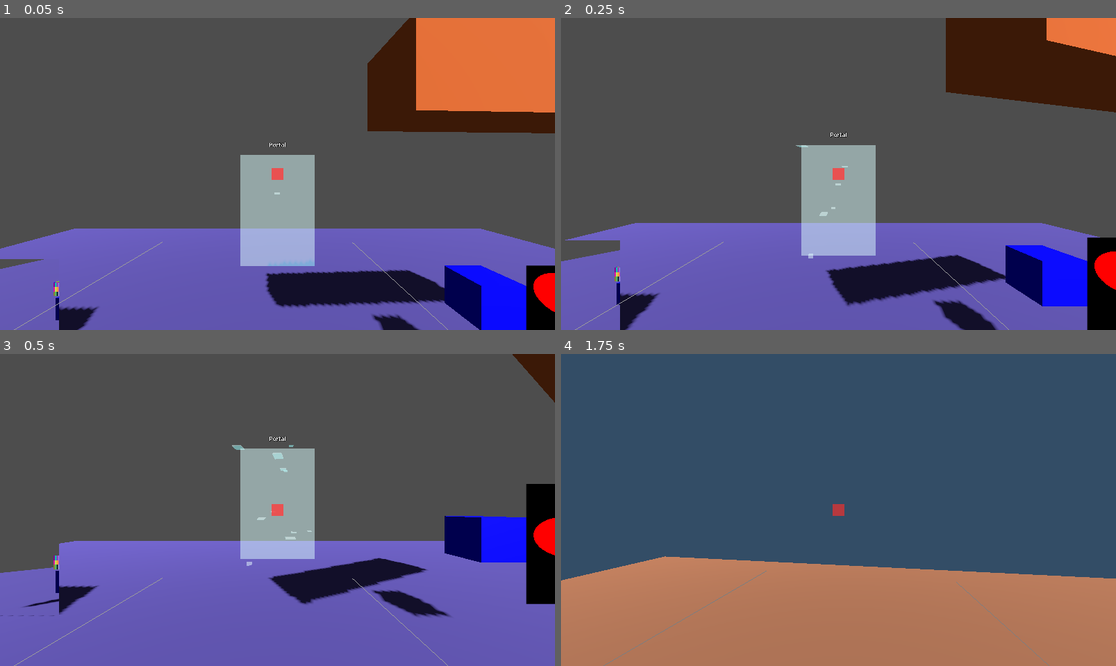
Above: before the commit, frames 1-4 (two rows, left to right).
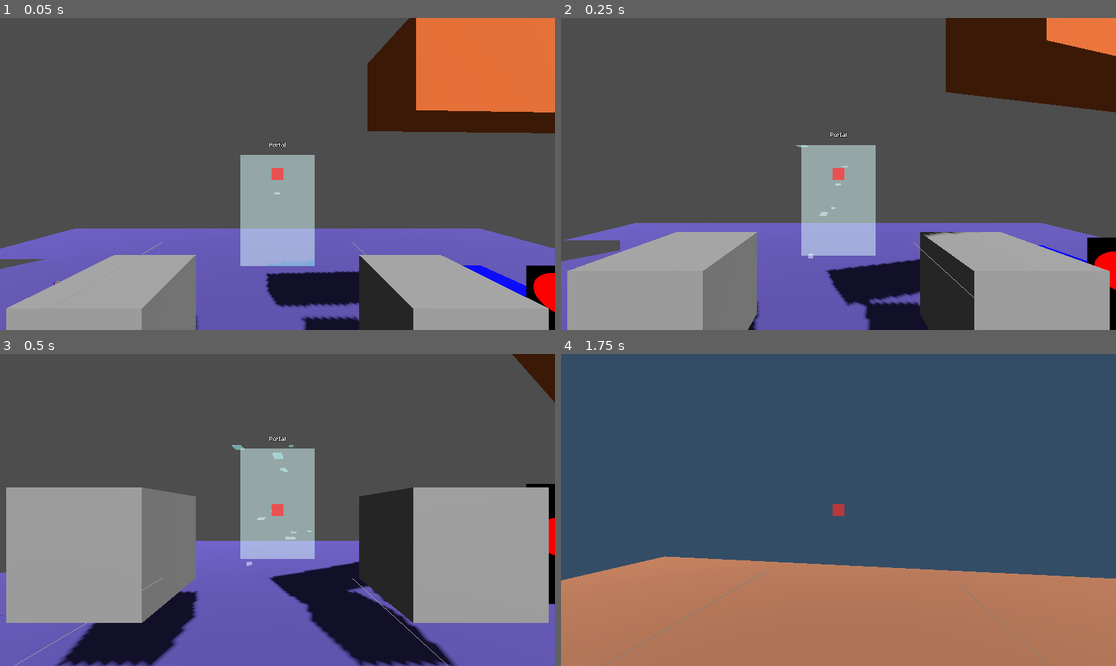
Above: after the commit, the same moments.

Repository: jvastola/GodotPhysicsRig
Game: Godot game, scene res://MainScene.tscn
Two runs of this game, one before a commit and one after it. Both use one fixed random seed, a clock stepped at 60 frames per second and the inputs below.
Inputs (mouse positions are in pixels of both pictures, inside the frame that each line leads up to):
- Up to frame 1 (0.05 s): no input
- Up to frame 2 (0.25 s): no input
- Up to frame 3 (0.5 s): no input
- Up to frame 4 (1.75 s): move the mouse to (866, 510) at 0.52 s; hold Shift (sprint) 0.53-1.28 s; hold W (move_forward) from 0.53 s (still down); click (866, 510) at 0.67 s; tap Space (jump) at 0.77, 1.52 s; move the mouse to (810, 510) at 1.27 s; click (810, 510) at 1.35 s

The runs differ from the first frame. In frame 1, 13% of the frame differs, in the area x 1-99%, y 75-100%; in frame 2, 19%; in frame 3, 34%, in the area x 1-99%, y 42-100%; in frame 4, nothing differs.

Commit message:
feat: add GridPainter and GridPainterHandler scripts; implement grid painting functionality

Diff:
--- a/MainScene.tscn
+++ b/MainScene.tscn
@@ -9,6 +9,7 @@
 [ext_resource type="PackedScene" uid="uid://cm8nv7v0apls3" path="res://grabbables/GrappleHook.tscn" id="7_grapple"]
 [ext_resource type="Script" uid="uid://cwl3p0dbrbmgl" path="res://viewport_mirror.gd" id="8_viewport_mirror"]
 [ext_resource type="PackedScene" uid="uid://bhun80s4vlhet" path="res://RotatingObject.tscn" id="9_rotating"]
+[ext_resource type="Script" uid="uid://dn1tnmxov46vk" path="res://grid_painter.gd" id="10_grid_painter"]
 
 [sub_resource type="Environment" id="Environment_main"]
 
@@ -41,6 +42,14 @@
 height = 0.5
 radial_segments = 32
 rings = 16
+
+[sub_resource type="BoxMesh" id="BoxMesh_8xkvn"]
+
+[sub_resource type="BoxShape3D" id="BoxShape3D_grid"]
+
+[sub_resource type="BoxMesh" id="BoxMesh_p5x2j"]
+
+[sub_resource type="BoxShape3D" id="BoxShape3D_p5x2j"]
 
 [node name="MainScene" type="Node3D"]
 
@@ -119,3 +128,30 @@
 
 [node name="RotatingObject" parent="." instance=ExtResource("9_rotating")]
 transform = Transform3D(5.28053, 0, 0, 0, 1, 0, 0, 0, 1, 3, 3.34535, -2)
+
+[node name="GridPainterTest" type="Node3D" parent="."]
+script = ExtResource("10_grid_painter")
+target_mesh = NodePath("GridTarget")
+linked_mesh = NodePath("GridLinked")
+
+[node name="GridTarget" type="MeshInstance3D" parent="GridPainterTest"]
+transform = Transform3D(1, 0, 0, 0, 1, 0, 0, 0, 1, -1.5, 1, -2)
+mesh = SubResource("BoxMesh_8xkvn")
+
+[node name="GridTargetArea" type="Area3D" parent="GridPainterTest/GridTarget"]
+collision_layer = 32
+collision_mask = 32
+
+[node name="CollisionShape3D" type="CollisionShape3D" parent="GridPainterTest/GridTarget/GridTargetArea"]
+shape = SubResource("BoxShape3D_grid")
+
+[node name="GridLinked" type="MeshInstance3D" parent="GridPainterTest"]
+transform = Transform3D(1, 0, 0, 0, 1, 0, 0, 0, 1, 1.5, 1, -2)
+mesh = SubResource("BoxMesh_p5x2j")
+
+[node name="GridLinkedArea" type="Area3D" parent="GridPainterTest/GridLinked"]
+collision_layer = 32
+collision_mask = 32
+
+[node name="CollisionShape3D" type="CollisionShape3D" parent="GridPainterTest/GridLinked/GridLinkedArea"]
+shape = SubResource("BoxShape3D_p5x2j")
--- a/XRPlayer.tscn
+++ b/XRPlayer.tscn
@@ -141,6 +141,7 @@
 [node name="HandPointer" type="Node3D" parent="PlayerBody/XROrigin3D/LeftController"]
 script = ExtResource("6_pointer")
 ray_length = 1.5
+include_pointer_color = true
 pointer_color = Color(0.568627, 1, 1, 1)
 hit_min_scale = 0.2
 hit_max_scale = 1.0
@@ -200,6 +201,7 @@
 [node name="CenterPointer" type="Node3D" parent="PlayerBody/DesktopCamera"]
 script = ExtResource("6_pointer")
 ray_length = 3.5
+include_pointer_color = true
 
 [node name="PointerFace" type="MeshInstance3D" parent="PlayerBody/DesktopCamera/CenterPointer"]
 transform = Transform3D(0.1, 0, 0, 0, 0.1, 0, 0, 0, 0.1, 0, 0, -0.07)
--- /dev/null
+++ b/grid_painter.gd
@@ -0,0 +1,208 @@
+extends Node3D
+class_name GridPainter
+
+# GridPainter.gd
+# Creates an NxN paintable color grid, builds an atlas texture, applies to the
+# host mesh, and can also apply the same texture to a linked mesh whose UVs
+# are expected to be mapped to the same NxN grid.
+#
+# Usage:
+# - Attach to any Node in the scene (for example the MeshInstance you want to
+#   paint), then set `target_mesh` to the MeshInstance3D to which the generated
+#   texture will be applied. Optionally set `linked_mesh` if you want another
+#   mesh to share the same texture.
+# - Click `randomize_grid()` (or call from script) to create random colors.
+# - Use `set_cell_color(x,y,color)` to paint single cells and `apply_texture()`
+#   to update the mesh material.
+
+@export var grid_size: int = 8
+@export var tile_pixels: int = 16
+@export var random_seed: int = 0
+@export var default_palette: Array = [Color(1, 0, 0), Color(0,1,0), Color(0,0,1), Color(1,1,0), Color(1,0,1), Color(0,1,1)]
+@export var target_mesh: NodePath = NodePath(".")
+@export var linked_mesh: NodePath = NodePath("")
+@export var generate_on_ready: bool = false
+
+# Internal grid: rows = grid_size, columns = grid_size; index [y][x]
+var _grid_colors: Array = []
+var _rng: RandomNumberGenerator = RandomNumberGenerator.new()
+
+# Cached generated texture
+var _texture: ImageTexture = null
+
+func _ready():
+	# Build initial grid
+	_reset_grid()
+	# Ensure material applied early if added in editor with linked meshes
+	_texture = _build_texture_from_grid()
+	if generate_on_ready:
+		randomize_grid()
+		apply_texture()
+
+	# Attach handler script to target and linked meshes at runtime so the scene doesn't
+	# require a separate ext_resource for it which may cause parse-time errors.
+	# This keeps the scene clean and avoids id conflicts in text resources.
+	var handler_script: Script = null
+	# prefer to preload the handler if present
+	if FileAccess.file_exists("res://grid_painter_handler.gd"):
+		handler_script = preload("res://grid_painter_handler.gd")
+	if handler_script:
+		var tnode := get_node_or_null(target_mesh)
+		if tnode and tnode is MeshInstance3D:
+			tnode.set_script(handler_script)
+			# set painter property for handler to point back to this GridPainter
+			if tnode.has_method("set"):
+				tnode.set("painter", self.get_path())
+		var lnode := get_node_or_null(linked_mesh)
+		if lnode and lnode is MeshInstance3D:
+			lnode.set_script(handler_script)
+			if lnode.has_method("set"):
+				lnode.set("painter", self.get_path())
+
+func _reset_grid() -> void:
+	_grid_colors = []
+	for y in range(grid_size):
+		var row := []
+		for x in range(grid_size):
+			row.append(Color(0,0,0,0))
+		_grid_colors.append(row)
+	# rebuild cached texture
+	_texture = null
+
+func randomize_grid() -> void:
+	"""Fill the grid with random colors drawn from `default_palette`.
+	"""
+	if random_seed != 0:
+		_rng.seed = random_seed
+	else:
+		_rng.randomize()
+	for y in range(grid_size):
+		for x in range(grid_size):
+			_grid_colors[y][x] = default_palette[_rng.randi_range(0, default_palette.size() - 1)]
+	# Generated new texture
+	_texture = _build_texture_from_grid()
+
+func _build_texture_from_grid() -> ImageTexture:
+	"""Create an ImageTexture from _grid_colors using tile_pixels per cell."""
+	var w := int(grid_size * tile_pixels)
+	var h := int(grid_size * tile_pixels)
+	var img := Image.create(w, h, false, Image.FORMAT_RGBA8)
+	for gy in range(grid_size):
+		for gx in range(grid_size):
+			var c: Color = _grid_colors[gy][gx]
+			# fill tile
+			for py in range(tile_pixels):
+				for px in range(tile_pixels):
+					img.set_pixel(gx * tile_pixels + px, gy * tile_pixels + py, c)
+	# No explicit lock/unlock needed in Godot 4; Image.set_pixel is safe to call directly.
+	return ImageTexture.create_from_image(img)
+
+func apply_texture(to_target: bool = true, to_linked: bool = true) -> void:
+	"""Apply the built texture to `target_mesh` and `linked_mesh` materials.
+	`target_mesh` path is required to be a MeshInstance3D node, as is `linked_mesh`.
+	"""
+	if not _texture:
+		_texture = _build_texture_from_grid()
+	if to_target and target_mesh != NodePath(""):
+		var node := get_node_or_null(target_mesh)
+		if node and node is MeshInstance3D:
+			var mat := StandardMaterial3D.new()
+			mat.albedo_texture = _texture
+			mat.texture_filter = BaseMaterial3D.TEXTURE_FILTER_NEAREST
+			mat.shading_mode = BaseMaterial3D.SHADING_MODE_UNSHADED
+			node.material_override = mat
+		else:
+			push_warning("GridPainter: target_mesh is not a MeshInstance3D: %s" % [target_mesh])
+	if to_linked and linked_mesh != NodePath(""):
+		var ln := get_node_or_null(linked_mesh)
+		if ln and ln is MeshInstance3D:
+			var lmat := StandardMaterial3D.new()
+			lmat.albedo_texture = _texture
+			lmat.texture_filter = BaseMaterial3D.TEXTURE_FILTER_NEAREST
+			lmat.shading_mode = BaseMaterial3D.SHADING_MODE_UNSHADED
+			ln.material_override = lmat
+		else:
+			push_warning("GridPainter: linked_mesh is not a MeshInstance3D: %s" % [linked_mesh])
+
+func get_cell_color(x: int, y: int) -> Color:
+	if x < 0 or x >= grid_size or y < 0 or y >= grid_size:
+		return Color(0,0,0,0)
+	return _grid_colors[y][x]
+
+func set_cell_color(x: int, y: int, c: Color) -> void:
+	if x < 0 or x >= grid_size or y < 0 or y >= grid_size:
+		return
+	_grid_colors[y][x] = c
+	# rebuild only that tile
+	_texture = _build_texture_from_grid()
+	# If target mesh exists, update automatically
+	apply_texture()
+
+func fill_color(c: Color) -> void:
+	for y in range(grid_size):
+		for x in range(grid_size):
+			_grid_colors[y][x] = c
+	_texture = _build_texture_from_grid()
+	apply_texture()
+
+func paint_at_uv(uv: Vector2, color: Color) -> void:
+	"""Paint a cell given UV coordinates in 0..1 range.
+	This assumes the target/linked mesh uses UVs matching the NxN grid layout (each cell covers 1/grid_size across U and V).
+	"""
+	if uv.x < 0 or uv.x > 1 or uv.y < 0 or uv.y > 1:
+		return
+	var gx := int(clamp(floor(uv.x * grid_size), 0, grid_size - 1))
+	var gy := int(clamp(floor(uv.y * grid_size), 0, grid_size - 1))
+	set_cell_color(gx, gy, color)
+
+func save_grid_to_disk(path: String) -> void:
+	# saves as PNG
+	if not _texture:
+		_texture = _build_texture_from_grid()
+	var img := _texture.get_image()
+	img.save_png(path)
+
+func load_grid_image(path: String) -> void:
+	# Load image and resample cells; useful for restoring from an atlas
+	var img := Image.new()
+	var err := img.load(path)
+	if err != OK:
+		push_error("Failed to load image: %s" % [path])
+		return
+	# No lock required in Godot 4
+	# Expect the loaded image to be grid_size * tile_pixels sized
+	if img.get_width() < grid_size * tile_pixels or img.get_height() < grid_size * tile_pixels:
+		push_warning("Loaded image smaller than expected grid. Attempting to sample by scale.")
+	# sample cell centers
+	for gy in range(grid_size):
+		for gx in range(grid_size):
+			var sample_x := int(round((gx + 0.5) * img.get_width() / float(grid_size)))
+			var sample_y := int(round((gy + 0.5) * img.get_height() / float(grid_size)))
+			_grid_colors[gy][gx] = img.get_pixel(sample_x, sample_y)
+	# No unlock required in Godot 4
+	_texture = _build_texture_from_grid()
+
+# Editor helpers
+func _get_configuration_warning() -> String:
+	if not Engine.is_editor_hint():
+		return ""
+	if target_mesh == NodePath(""):
+		return "GridPainter: Assign a target_mesh to apply textures."
+	return ""
+
+# Simple sanity methods making script usable from in-editor with buttons
+func _editor_randomize_grid() -> void: randomize_grid(); apply_texture()
+func _editor_apply_texture() -> void: apply_texture()
+func _editor_save_grid_png(path: String = "res://grid_painter_output.png") -> void: save_grid_to_disk(path)
+
+# Optional: expose as callable tool methods for EditorPlugin or remote calls
+@export var developer_mode: bool = false
+
+func debug_print_grid() -> void:
+	if not developer_mode:
+		return
+	for y in range(grid_size):
+		var line := ""
+		for x in range(grid_size):
+			line += "%s " % [_grid_colors[y][x]]
+		print(line)
--- /dev/null
+++ b/grid_painter_handler.gd
@@ -0,0 +1,220 @@
+extends MeshInstance3D
+
+@export var painter: NodePath = NodePath("/root/MainScene/GridPainterTest")
+@export var paint_color: Color = Color(1,0,0)
+@export var brush_size: int = 1
+@export var flip_v: bool = true
+@export var debug_uv: bool = false
+
+func _compute_uv_from_local_pos(mi: MeshInstance3D, lp: Vector3) -> Vector2:
+	var aabb: AABB = mi.mesh.get_aabb()
+	# find two axes that have non-zero size in the AABB (the surface plane)
+	var axes: Array = []
+	if aabb.size.x > 0.00001:
+		axes.append(0)
+	if aabb.size.y > 0.00001:
+		axes.append(1)
+	if aabb.size.z > 0.00001:
+		axes.append(2)
+	if axes.size() < 2:
+		return Vector2(-1, -1)
+
+	var au: int = axes[0]
+	var av: int = axes[1]
+
+	var coord_u: float = lp[au]
+	var coord_v: float = lp[av]
+	var pos_u: float = aabb.position[au]
+	var pos_v: float = aabb.position[av]
+	var size_u: float = aabb.size[au]
+	var size_v: float = aabb.size[av]
+
+	var u: float = (coord_u - pos_u) / size_u
+	var v: float = (coord_v - pos_v) / size_v
+	if flip_v:
+		v = 1.0 - v
+	u = clamp(u, 0.0, 1.0)
+	v = clamp(v, 0.0, 1.0)
+
+	if debug_uv:
+		push_warning("UV computed: u=%s v=%s (axes=%s) local_pos=%s aabb=%s" % [str(u), str(v), str(axes), str(lp), str(aabb)])
+
+	return Vector2(u, v)
+
+func _closest_point_on_triangle(p: Vector3, a: Vector3, b: Vector3, c: Vector3) -> Vector3:
+	# From Real-Time Collision Detection (Christer Ericson)
+	var ab: Vector3 = b - a
+	var ac: Vector3 = c - a
+	var ap: Vector3 = p - a
+	var d1: float = ab.dot(ap)
+	var d2: float = ac.dot(ap)
+	if d1 <= 0.0 and d2 <= 0.0:
+		return a
+
+	var bp: Vector3 = p - b
+	var d3: float = ab.dot(bp)
+	var d4: float = ac.dot(bp)
+	if d3 >= 0.0 and d4 <= d3:
+		return b
+
+	var vc: float = d1 * d4 - d3 * d2
+	if vc <= 0.0 and d1 >= 0.0 and d3 <= 0.0:
+		var v: float = d1 / (d1 - d3)
+		return a + ab * v
+
+	var cp: Vector3 = p - c
+	var d5: float = ab.dot(cp)
+	var d6: float = ac.dot(cp)
+	if d6 >= 0.0 and d5 <= d6:
+		return c
+
+	var vb: float = d5 * d2 - d1 * d6
+	if vb <= 0.0 and d2 >= 0.0 and d6 <= 0.0:
+		var w: float = d2 / (d2 - d6)
+		return a + ac * w
+
+	var va: float = d3 * d6 - d5 * d4
+	if va <= 0.0 and (d4 - d3) >= 0.0 and (d5 - d6) >= 0.0:
+		var bc: Vector3 = c - b
+		var w2: float = (d4 - d3) / ((d4 - d3) + (d5 - d6))
+		return b + bc * w2
+
+	# P inside face region. Compute projection onto plane
+	var denom: float = 1.0 / (ab.cross(ac).length_squared())
+	var n: Vector3 = ab.cross(ac)
+	var distance: float = (p - a).dot(n) / n.length()
+	return p - n.normalized() * distance
+
+func _find_triangle_uv(mi: MeshInstance3D, lp: Vector3) -> Vector2:
+	var mesh := mi.mesh
+	if not mesh:
+		return Vector2(-1, -1)
+
+	var best_uv: Vector2 = Vector2(-1, -1)
+	var best_dist2: float = 1e30
+	var uvA: Vector2 = Vector2()
+	var uvB: Vector2 = Vector2()
+	var uvC: Vector2 = Vector2()
+	var uvA2: Vector2 = Vector2()
+	var uvB2: Vector2 = Vector2()
+	var uvC2: Vector2 = Vector2()
+	var surf_count: int = mesh.get_surface_count()
+	for s in surf_count:
+		var arrays := mesh.surface_get_arrays(s)
+		if arrays.size() == 0:
+			continue
+		var verts: PackedVector3Array = PackedVector3Array()
+		if arrays.size() > Mesh.ARRAY_VERTEX and arrays[Mesh.ARRAY_VERTEX] != null:
+			verts = arrays[Mesh.ARRAY_VERTEX] as PackedVector3Array
+		var uvs: PackedVector2Array = PackedVector2Array()
+		if arrays.size() > Mesh.ARRAY_TEX_UV and arrays[Mesh.ARRAY_TEX_UV] != null:
+			uvs = arrays[Mesh.ARRAY_TEX_UV] as PackedVector2Array
+		var inds: PackedInt32Array = PackedInt32Array()
+		if arrays.size() > Mesh.ARRAY_INDEX and arrays[Mesh.ARRAY_INDEX] != null:
+			inds = arrays[Mesh.ARRAY_INDEX] as PackedInt32Array
+
+		if inds and inds.size() > 0:
+			var tri_count: int = inds.size() / 3
+			for ti in tri_count:
+				var i0: int = inds[ti * 3 + 0]
+				var i1: int = inds[ti * 3 + 1]
+				var i2: int = inds[ti * 3 + 2]
+				var a: Vector3 = verts[i0]
+				var b: Vector3 = verts[i1]
+				var c: Vector3 = verts[i2]
+				var cp: Vector3 = _closest_point_on_triangle(lp, a, b, c)
+				var d2: float = cp.distance_squared_to(lp)
+				if d2 < best_dist2:
+					# compute barycentric coords
+					var v0: Vector3 = b - a
+					var v1: Vector3 = c - a
+					var v2: Vector3 = lp - a
+					var d00: float = v0.dot(v0)
+					var d01: float = v0.dot(v1)
+					var d11: float = v1.dot(v1)
+					var d20: float = v2.dot(v0)
+					var d21: float = v2.dot(v1)
+					var denom: float = d00 * d11 - d01 * d01
+					if abs(denom) < 1e-9:
+						continue
+					var vv: float = (d11 * d20 - d01 * d21) / denom
+					var ww: float = (d00 * d21 - d01 * d20) / denom
+					var uu: float = 1.0 - vv - ww
+					if uvs and uvs.size() > max(i0, max(i1, i2)):
+						uvA = uvs[i0]
+						uvB = uvs[i1]
+						uvC = uvs[i2]
+						var uv: Vector2 = uvA * uu + uvB * vv + uvC * ww
+						best_uv = uv
+						best_dist2 = d2
+		else:
+			# no indices: triangle list in vertex order
+			var tri_count2: int = verts.size() / 3
+			for ti in tri_count2:
+				var a2: Vector3 = verts[ti * 3 + 0]
+				var b2: Vector3 = verts[ti * 3 + 1]
+				var c2: Vector3 = verts[ti * 3 + 2]
+				var cp2: Vector3 = _closest_point_on_triangle(lp, a2, b2, c2)
+				var d22: float = cp2.distance_squared_to(lp)
+				if d22 < best_dist2:
+					if uvs and uvs.size() >= (ti * 3 + 3):
+						uvA2 = uvs[ti * 3 + 0]
+						uvB2 = uvs[ti * 3 + 1]
+						uvC2 = uvs[ti * 3 + 2]
+					else:
+						continue
+					# compute barycentric
+					var vv0: Vector3 = b2 - a2
+					var vv1: Vector3 = c2 - a2
+					var vv2v: Vector3 = lp - a2
+					var dd00: float = vv0.dot(vv0)
+					var dd01: float = vv0.dot(vv1)
+					var dd11: float = vv1.dot(vv1)
+					var dd20: float = vv2v.dot(vv0)
+					var dd21: float = vv2v.dot(vv1)
+					var denom2: float = dd00 * dd11 - dd01 * dd01
+					if abs(denom2) < 1e-9:
+						continue
+					var vvv: float = (dd11 * dd20 - dd01 * dd21) / denom2
+					var www: float = (dd00 * dd21 - dd01 * dd20) / denom2
+					var uuu: float = 1.0 - vvv - www
+					var uv2: Vector2 = uvA2 * uuu + uvB2 * vvv + uvC2 * www
+					best_uv = uv2
+					best_dist2 = d22
+
+	return best_uv
+
+func handle_pointer_event(event: Dictionary) -> void:
+	# Only respond to pointer events with a local position
+	if not event.has("local_position"):
+		return
+
+	# Support both press and hold depending on event fields
+	var just_pressed: bool = event.has("action_just_pressed") and event["action_just_pressed"]
+	var pressed: bool = event.has("action_pressed") and event["action_pressed"]
+	if not just_pressed and not pressed:
+		return
+
+	var pnode := get_node_or_null(painter) as Node
+	if not pnode:
+		return
+
+	var lp: Vector3 = event["local_position"]
+	var mi := self as MeshInstance3D
+	if not mi or not mi.mesh:
+		return
+
+	# Try triangle-level UV sampling first for accurate results on cubes and arbitrary meshes
+	var uv: Vector2 = _find_triangle_uv(mi, lp)
+	if uv.x < 0.0:
+		# fallback to AABB-based mapping (works well for planar quads)
+		uv = _compute_uv_from_local_pos(mi, lp)
+		if uv.x < 0.0:
+			return
+
+	var color_to_paint: Color = paint_color
+	if event.has("pointer_color") and event["pointer_color"] is Color:
+		color_to_paint = event["pointer_color"]
+
+	if pnode.has_method("paint_at_uv"):
+		pnode.call_deferred("paint_at_uv", uv, color_to_paint)
Not shown: 1 places in MainScene.tscn that only renumber resources
Not shown, added: grid_painter.gd.uid
Not shown, added: grid_painter_handler.gd.uid
